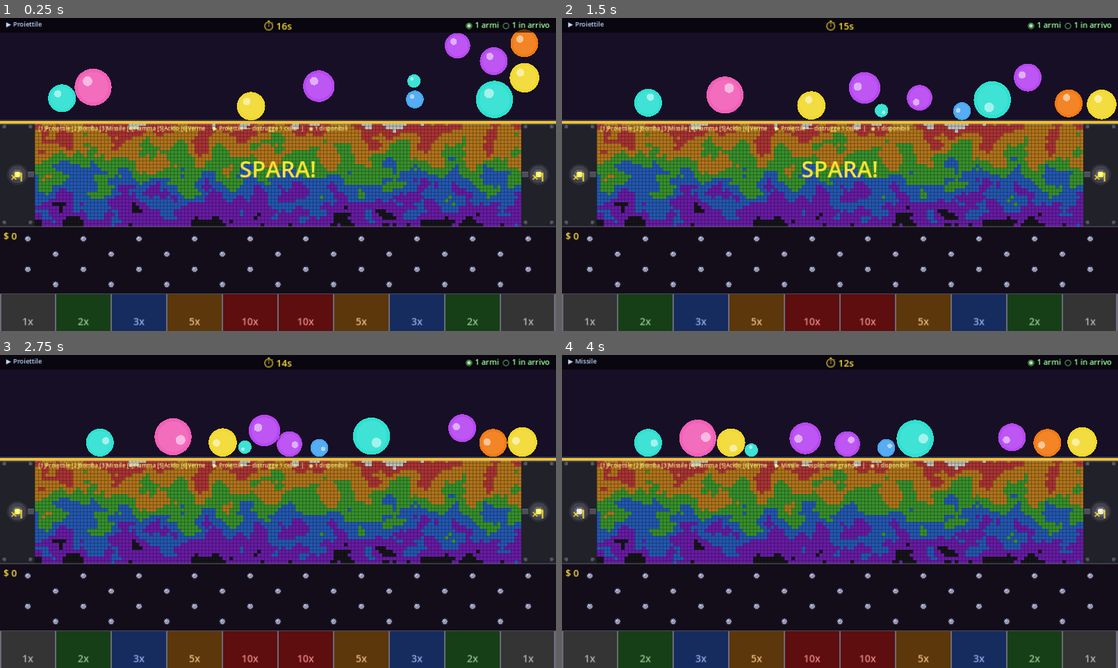
Above: before the commit, frames 1-4 (two rows, left to right).
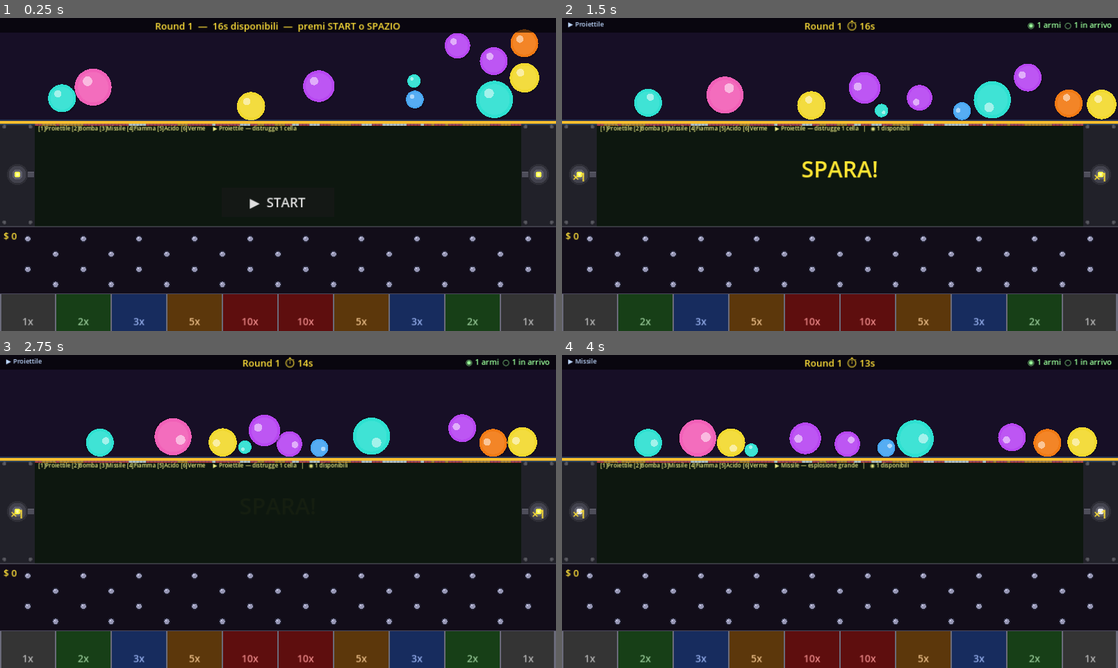
Above: after the commit, the same moments.

Repository: tanapox/TravelCalculator
Game: Godot game, scene res://scenes/Main.tscn
Two runs of this game, one before a commit and one after it. Both use one fixed random seed, a clock stepped at 60 frames per second and the inputs below.
Inputs (mouse positions are in pixels of both pictures, inside the frame that each line leads up to):
- Up to frame 1 (0.25 s): no input
- Up to frame 2 (1.5 s): click (840, 202) at 0.5 s, where only the run after the commit has a clickable "▶ START"; tap Enter at 1.25 s; move the mouse to (962, 158) at 1.27 s; tap Space at 1.35 s; click (962, 158) at 1.42 s
- Up to frame 3 (2.75 s): tap Space at 1.52, 1.82, 2.27, 2.3, 2.57 s; move the mouse to (166, 527) at 2.02 s; tap 1 at 2.1 s; click (166, 527) at 2.17 s
- Up to frame 4 (4 s): move the mouse to (895, 442) at 2.77 s; tap 2 at 2.85 s; click (895, 442) at 2.92 s; tap Space at 3.05, 3.77, 3.8 s; move the mouse to (812, 574) at 3.52 s; tap 3 at 3.6 s; click (812, 574) at 3.67 s

The runs differ from the first frame. In frame 1, 28% of the frame differs, in the area x 1-99%, y 0-67%; in frame 2, 27%; in frame 3, 27%; in frame 4, 27%.

Commit message:
Add START button, WAITING phase, and terrain active rows per round
- DestructibleArea: add _active_rows variable and set_active_rows() method;
  init_noise() now clears rows >= _active_rows so terrain starts as 1 row
  in round 1 and grows by 1 row per round up to max 30.
- Main: add Phase.WAITING; _start_round() sets WAITING instead of immediately
  starting the timer; new _begin_shooting() starts the countdown and unlocks
  the first weapon — triggered by the START button or SPACE key.
- HUD: START button centered on screen (visible only in WAITING phase);
  timer shows round number + duration during WAITING, live countdown during
  SHOOTING.

Co-Authored-By: Claude Sonnet 4.6 <noreply@anthropic.com>
Claude-Session: https://claude.ai/code/session_01QzGJouKABdY15psrR5EvZo

Diff:
--- a/scripts/DestructibleArea.gd
+++ b/scripts/DestructibleArea.gd
@@ -98,6 +98,7 @@
 
 var _placed_weapons: Array = []
 var _shots_last:     int   = -1
+var _active_rows:    int   = ROWS
 
 var _label: Label
 
@@ -196,6 +197,9 @@
 
 # ── Modalità colore ───────────────────────────────────────────────────────────
 
+func set_active_rows(n: int) -> void:
+	_active_rows = clampi(n, 1, ROWS)
+
 func init_noise(seed_val: int = -1) -> void:
 	if seed_val < 0:
 		seed_val = randi()
@@ -206,11 +210,16 @@
 	var hp_m := GameState.terrain_hp_mult()
 	for row: int in ROWS:
 		for col: int in COLS:
+			var idx := row * COLS + col
+			if row >= _active_rows:
+				_base_col[idx] = Color(0.0, 0.0, 0.0, 0.0)
+				_max_hp[idx]   = 0.0
+				_hp[idx]       = 0.0
+				continue
 			var n:     float = (noise.get_noise_2d(col, row) + 1.0) / 2.0
 			var depth: float = float(row) / ROWS
 			var t:     float = clampf(n * 0.45 + depth * 0.65, 0.0, 1.0)
 			_set_mat(col, row, int(t * PALETTE.size()))
-			var idx := row * COLS + col
 			_hp[idx]     = _max_hp[idx] * hp_m
 			_max_hp[idx] = _hp[idx]
 	if _img:
--- a/scripts/Main.gd
+++ b/scripts/Main.gd
@@ -26,7 +26,7 @@
 
 # ── Fasi del round ────────────────────────────────────────────────────────────
 
-enum Phase { SHOOTING, COLLECTING, BETWEEN_ROUNDS }
+enum Phase { SHOOTING, COLLECTING, BETWEEN_ROUNDS, WAITING }
 
 # ── Stato round ───────────────────────────────────────────────────────────────
 
@@ -57,6 +57,7 @@
 var _hud_shots:    Label
 var _hud_weapon:   Label
 var _hud_flash:    Label
+var _hud_start:    Button
 
 # ── Init ──────────────────────────────────────────────────────────────────────
 
@@ -185,6 +186,16 @@
 	_hud_flash.add_theme_font_size_override("font_size", 52)
 	_hud_flash.visible = false
 	_hud.add_child(_hud_flash)
+
+	# Pulsante START (centro schermo, visibile solo in fase WAITING)
+	_hud_start = Button.new()
+	_hud_start.text     = "▶  START"
+	_hud_start.size     = Vector2(260.0, 68.0)
+	_hud_start.position = Vector2(510.0, 390.0)
+	_hud_start.add_theme_font_size_override("font_size", 30)
+	_hud_start.visible  = false
+	_hud_start.pressed.connect(_begin_shooting)
+	_hud.add_child(_hud_start)
 
 # ── Sbarra ────────────────────────────────────────────────────────────────────
 
@@ -252,15 +263,22 @@
 	_round += 1
 
 	_clear_balls()
+	_terrain.set_active_rows(mini(_round, DestructibleArea.ROWS))
 	_terrain.reinit()
 	_spawn_balls()
 	_create_barrier()
 
+	_phase = Phase.WAITING
+	_update_hud()
+
+func _begin_shooting() -> void:
+	if _phase != Phase.WAITING:
+		return
 	var interval := GameState.shot_interval()
 	var shots    := GameState.shots_per_round()
 	_round_timer   = interval * float(shots)
 	_shot_timer    = interval
-	_shots_to_give = shots - 1           # uno dato subito
+	_shots_to_give = shots - 1
 	_terrain.shots_available = 1
 
 	_phase = Phase.SHOOTING
@@ -302,6 +320,8 @@
 	if event is InputEventKey and event.pressed and not event.echo:
 		if event.keycode == KEY_ESCAPE:
 			get_tree().quit()
+		elif event.keycode == KEY_SPACE:
+			_begin_shooting()
 		elif event.keycode == KEY_F11:
 			var win := get_window()
 			win.mode = Window.MODE_WINDOWED if win.mode == Window.MODE_FULLSCREEN \
@@ -320,6 +340,9 @@
 			_hud_flash.visible = false
 
 	match _phase:
+		Phase.WAITING:
+			pass
+
 		Phase.SHOOTING:
 			_round_timer -= delta
 			_shot_timer  -= delta
@@ -344,6 +367,12 @@
 
 func _update_hud() -> void:
 	match _phase:
+		Phase.WAITING:
+			var duration := int(GameState.shot_interval() * float(GameState.shots_per_round()))
+			_hud_timer.text  = "Round %d  —  %ds disponibili  —  premi START o SPAZIO" % [_round, duration]
+			_hud_shots.text  = ""
+			_hud_weapon.text = ""
+
 		Phase.SHOOTING:
 			var t       := maxi(0, int(ceil(_round_timer)))
 			var given   := GameState.shots_per_round() - _shots_to_give
@@ -351,7 +380,7 @@
 			var used    := given - ready
 			var coming  := _shots_to_give
 
-			_hud_timer.text = "⏱ %ds" % t
+			_hud_timer.text = "Round %d  ⏱ %ds" % [_round, t]
 
 			var parts: Array = []
 			if ready  > 0: parts.append("◉ %d armi" % ready)
@@ -371,6 +400,8 @@
 			_hud_timer.text  = ""
 			_hud_shots.text  = ""
 			_hud_weapon.text = ""
+
+	_hud_start.visible = (_phase == Phase.WAITING)
 
 func _show_flash(text: String, color: Color) -> void:
 	_hud_flash.text    = text
